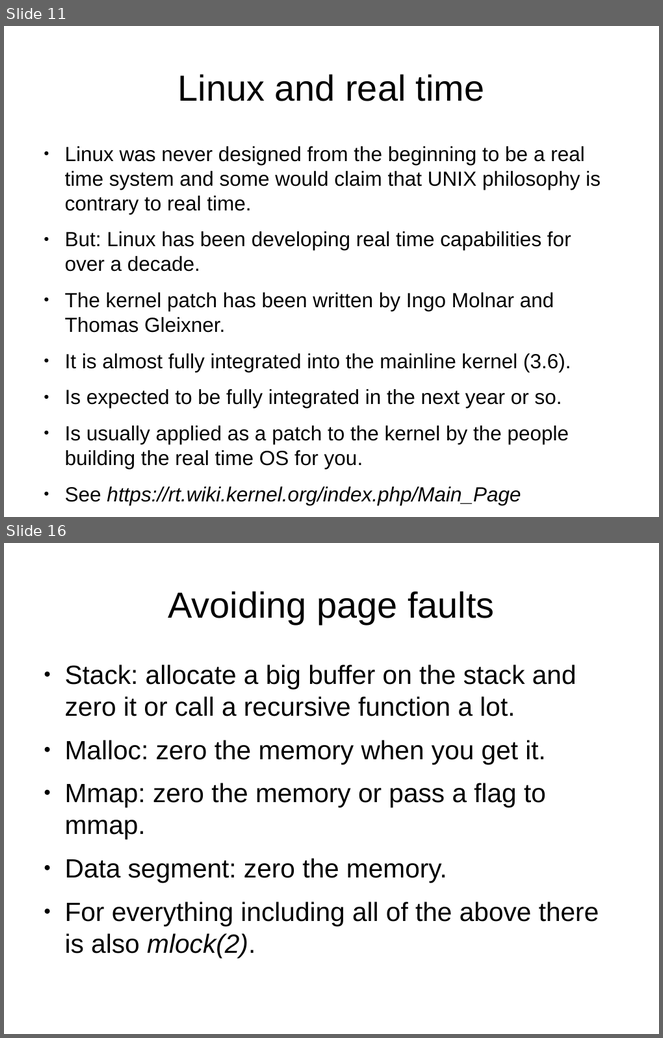
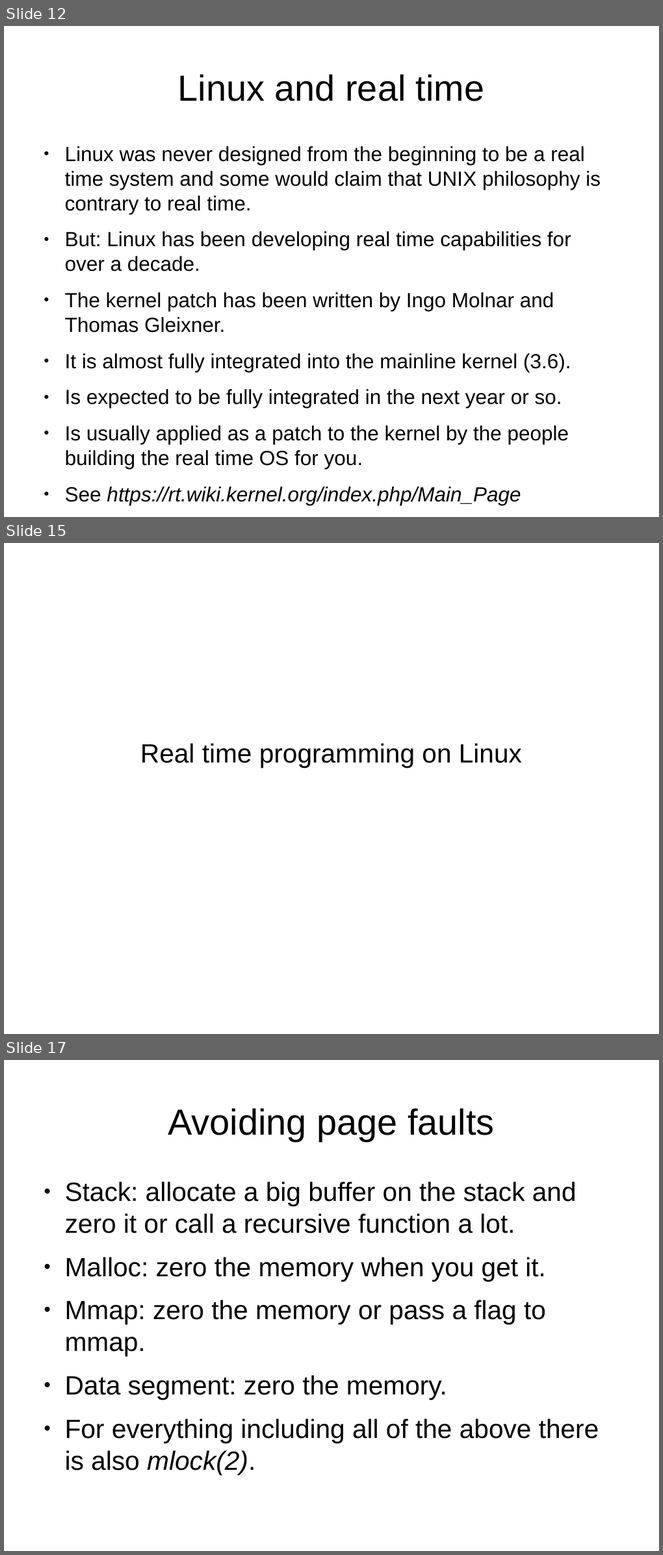
Before and after one commit to veltzer/demos-linux, a slide deck: doc/odp/realtime.odp. Shown one above the other, each under a label of ours: slides 11 and 16 before the commit, slides 12, 15 and 17 after it; the slides between them are not shown. The pictures are 663x1038 and 663x1555 pixels, drawn with LibreOffice and Linux fonts; fonts in the diff are those of the drawing. Boxes give left, top, right and bottom in pixels: in the first picture for what was removed or moved away, otherwise in the second. Text is boxed around its words. In the diff, an @@ line names an element or a change of style, - is before the commit and + after.

```diff
--- a/doc/odp/realtime.odp
+++ b/doc/odp/realtime.odp
@@ slide 15 added at bbox=[4, 543, 659, 1034], background #FFFFFF @@
@@ subtitle added at bbox=[140, 743, 522, 768], 32 pt, text #000000 @@
+Real time programming on Linux
@@ what was slide 11 is now slide 12 @@
@@ what was slide 16 is now slide 17 @@
```
Also in this commit, not shown: 7 slides changed, 3 other slides added, 1 other file.
